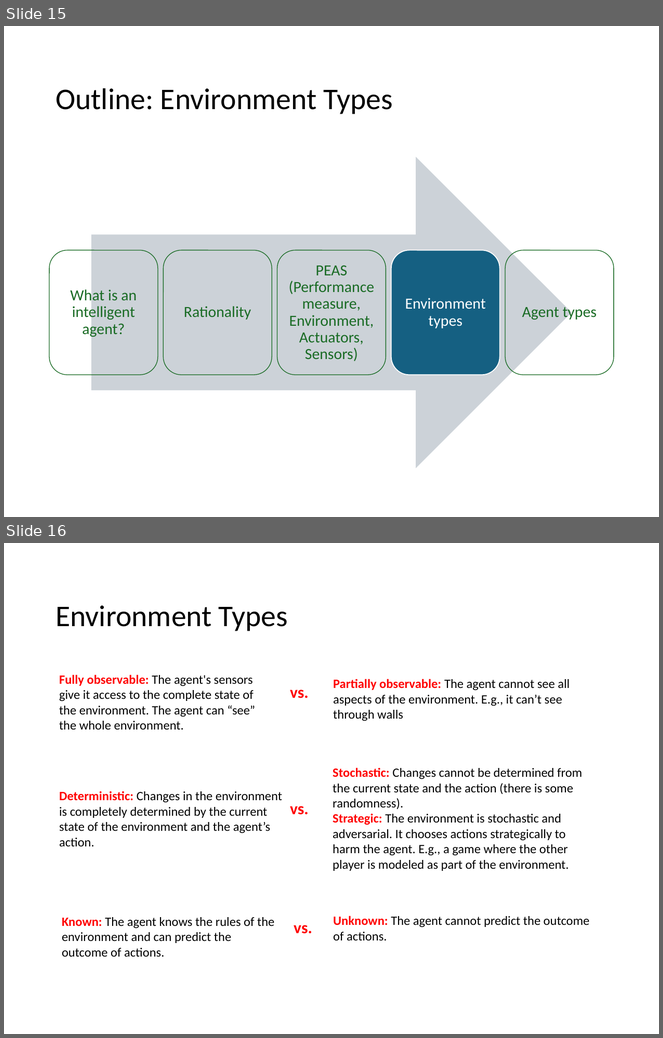
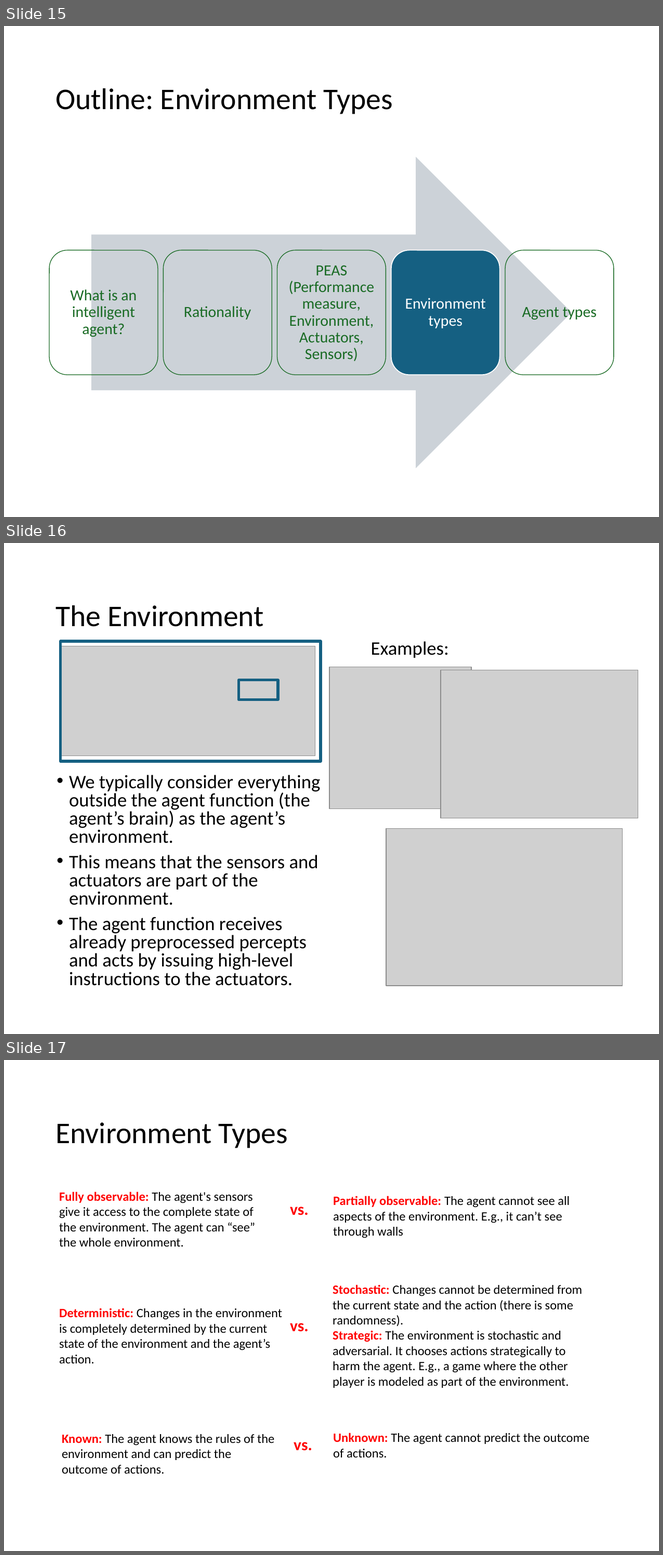
Before and after one commit to mhahsler/CS7320-AI, a slide deck: slides/02_agents.pptx. Shown one above the other, each under a label of ours: slides 15 and 16 before the commit, slides 15, 16 and 17 after it. The pictures are 663x1038 and 663x1555 pixels, drawn with LibreOffice and Linux fonts; fonts in the diff are those of the drawing; grey boxes stand for pictures. Boxes give left, top, right and bottom in pixels: in the first picture for what was removed or moved away, otherwise in the second. Text is boxed around its words. In the diff, an @@ line names an element or a change of style, - is before the commit and + after.

```diff
--- a/slides/02_agents.pptx
+++ b/slides/02_agents.pptx
@@ slide 16 added at bbox=[4, 543, 659, 1034], background #FFFFFF @@
@@ title added at bbox=[55, 605, 264, 627], 33 pt, text #000000 @@
+The Environment
@@ picture added at bbox=[60, 646, 315, 757] @@
@@ rectangle added at bbox=[60, 641, 321, 761], outline #156082 3 pt @@
@@ text added at bbox=[371, 641, 449, 658], 21 pt, text #000000 @@
+Examples:
@@ picture added at bbox=[330, 667, 472, 810] @@
@@ rectangle added at bbox=[239, 680, 278, 700], outline #156082 3 pt @@
@@ picture added at bbox=[441, 670, 638, 818] @@
@@ text added at bbox=[69, 775, 320, 986], 21 pt, text #000000 @@
+• We typically consider everything outside the agent function (the agent’s brain) as the agent’s environment.
+• This means that the sensors and actuators are part of the environment.
+• The agent function receives already preprocessed percepts and acts by issuing high-level instructions to the actuators.
@@ picture added at bbox=[386, 828, 622, 986] @@
@@ what was slide 16 is now slide 17 @@
```
Also in this commit, not shown: 1 slide changed, 9 other files.
